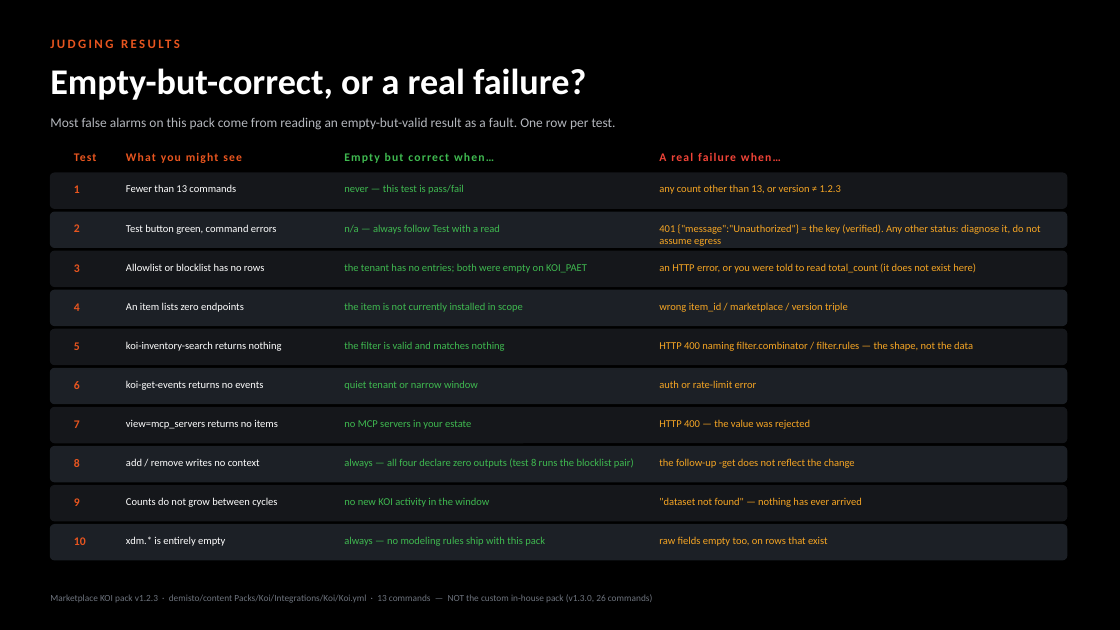
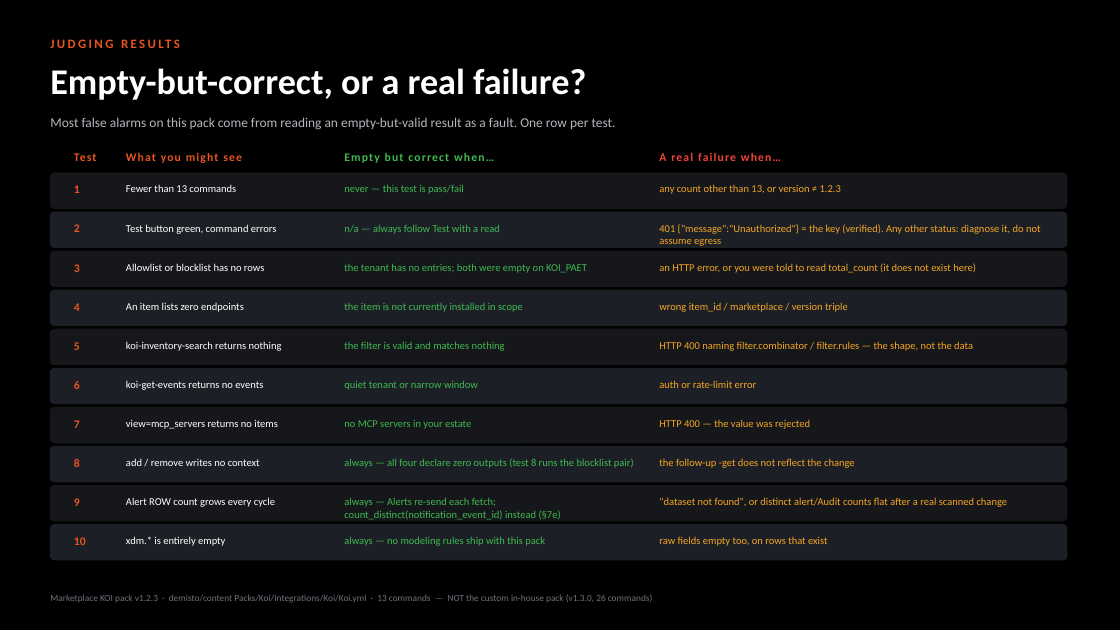
Before and after one commit to ayman-m/koi-xsiam-markeplacepack, a slide deck: slide 19 of docs/KOI_Marketplace_Pack_Test_Guide.pptx (slide 17 before the commit). Drawn at 1120x630 pixels with LibreOffice and Linux fonts; fonts in the diff are those of the drawing. Boxes give left, top, right and bottom in pixels: in the first picture for what was removed or moved away, otherwise in the second. Text is boxed around its words. In the diff, an @@ line names an element or a change of style, - is before the commit and + after.

```diff
--- a/docs/KOI_Marketplace_Pack_Test_Guide.pptx
+++ b/docs/KOI_Marketplace_Pack_Test_Guide.pptx
@@ text at [126,497,275,507]: text changed @@
-Counts do not grow between cycles
+Alert ROW count grows every cycle
@@ text at [344,497,561,520]: text changed @@
-no new KOI activity in the window
+always — Alerts re-send each fetch; count_distinct(notification_event_id) instead (§7e)
@@ text at [659,497,1008,507]: text changed @@
-"dataset not found" — nothing has ever arrived
+"dataset not found", or distinct alert/Audit counts flat after a real scanned change
```
Also in this commit, not shown: 5 other slides changed, 2 slides added, 2 other files.
